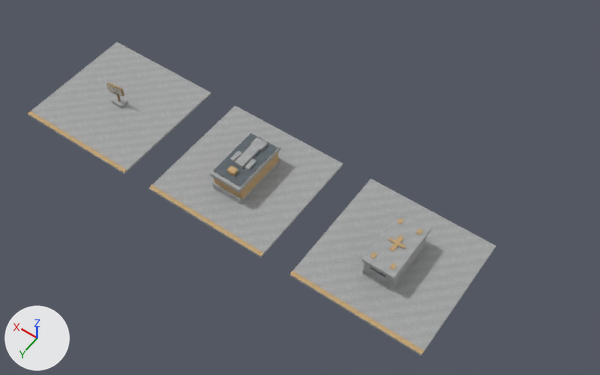
An edit to the glTF model development/levels/primitive-props-v1/site-kits/level_blockout_kit_wld_07_p03.glb, drawn before and after from the same camera.
Camera for both pictures: a 50 mm lens placed at (-14.1, 19.5, 26.4), pointed at (-1.7, 2.1, -0.9). The axes (+X, +Y, +Z) are drawn at lower left. The lights are the same throughout. The first picture is the older version. Vertices at exactly the same position are counted once.

Script lines for the objects in view, before the commit:
```python
me_saint_bartholomew_s_forgotten_cemetery_map_kit_contact_room = bpy.data.meshes.new("Saint Bartholomew's Forgotten Cemetery map-kit contact room")
me_saint_bartholomew_s_forgotten_cemetery_map_kit_contact_room.from_pydata(...)  # 328 vertices, 492 faces; spans x -9.8..9.8, y 0.7..6.3, z -0.1..1.2
# faces by material slot: [216, 168, 60, 24, 12, 12]
me_saint_bartholomew_s_forgotten_cemetery_map_kit_contact_room.materials.append(mat_blockout_stone)
me_saint_bartholomew_s_forgotten_cemetery_map_kit_contact_room.materials.append(mat_blockout_accent)
me_saint_bartholomew_s_forgotten_cemetery_map_kit_contact_room.materials.append(mat_blockout_dark)
me_saint_bartholomew_s_forgotten_cemetery_map_kit_contact_room.materials.append(mat_blockout_bronze)
me_saint_bartholomew_s_forgotten_cemetery_map_kit_contact_room.materials.append(mat_blockout_ivory)
me_saint_bartholomew_s_forgotten_cemetery_map_kit_contact_room.materials.append(mat_blockout_gilt)
ob_level_blockout_kit_wld_07_p03 = bpy.data.objects.new('level_blockout_kit_wld_07_p03', me_saint_bartholomew_s_forgotten_cemetery_map_kit_contact_room)
ob_level_blockout_kit_wld_07_p03.location = (0.0, 0.0, 0.0)
```
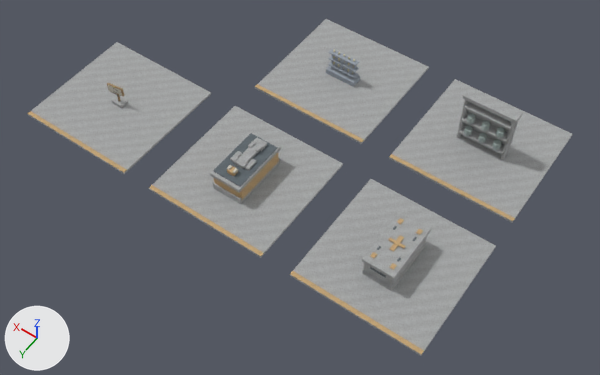
Changed parts and their boxes (x1, y1, x2, y2) in the pictures (600 x 375 px):
'level_blockout_kit_wld_07_p03', reshaped (16% wider, 7% taller)
    before: (27, 42, 496, 356)
    after: (27, 19, 573, 356)
part 1 of me_saint_bartholomew_s_forgotten_cemetery_map_kit_contact_room, added
    after: (389, 79, 573, 223)
part 2 of me_saint_bartholomew_s_forgotten_cemetery_map_kit_contact_room, added
    after: (464, 111, 518, 154)
part 3 of me_saint_bartholomew_s_forgotten_cemetery_map_kit_contact_room, added
    after: (459, 126, 505, 154)
part 4 of me_saint_bartholomew_s_forgotten_cemetery_map_kit_contact_room, added
    after: (461, 114, 508, 143)
part 5 of me_saint_bartholomew_s_forgotten_cemetery_map_kit_contact_room, added
    after: (464, 102, 511, 130)
part 6 of me_saint_bartholomew_s_forgotten_cemetery_map_kit_contact_room, added
    after: (501, 122, 516, 160)
part 7 of me_saint_bartholomew_s_forgotten_cemetery_map_kit_contact_room, added
    after: (457, 100, 469, 138)
part 8 of me_saint_bartholomew_s_forgotten_cemetery_map_kit_contact_room, added
    after: (463, 88, 522, 124)
part 9 of me_saint_bartholomew_s_forgotten_cemetery_map_kit_contact_room, added
    after: (255, 19, 429, 144)
part 10 of me_saint_bartholomew_s_forgotten_cemetery_map_kit_contact_room, added
    after: (389, 154, 515, 221)
part 11 of me_saint_bartholomew_s_forgotten_cemetery_map_kit_contact_room, added
    after: (255, 84, 364, 142)
part 12 of me_saint_bartholomew_s_forgotten_cemetery_map_kit_contact_room, added
    after: (492, 140, 501, 150)
part 13 of me_saint_bartholomew_s_forgotten_cemetery_map_kit_contact_room, added
    after: (496, 128, 505, 138)
part 14 of me_saint_bartholomew_s_forgotten_cemetery_map_kit_contact_room, added
    after: (478, 133, 487, 143)
part 15 of me_saint_bartholomew_s_forgotten_cemetery_map_kit_contact_room, added
    after: (481, 120, 490, 131)
part 16 of me_saint_bartholomew_s_forgotten_cemetery_map_kit_contact_room, added
    after: (464, 126, 472, 136)
part 17 of me_saint_bartholomew_s_forgotten_cemetery_map_kit_contact_room, added
    after: (467, 113, 475, 124)
part 18 of me_saint_bartholomew_s_forgotten_cemetery_map_kit_contact_room, added
    after: (326, 66, 360, 87)
part 19 of me_saint_bartholomew_s_forgotten_cemetery_map_kit_contact_room, added
    after: (328, 48, 359, 78)

Edits to the bpy script that builds the scene:
```text
Add mat_blockout_metal:
    mat_blockout_metal = bpy.data.materials.new('blockout_metal')
    # colours: grey #a8b1bc
    # uses the picture img_image_7
Add mat_blockout_wax:
    mat_blockout_wax = bpy.data.materials.new('blockout_wax')
    # colours: beige #e2daba
    # uses the picture img_image_8
Add mat_blockout_ceramic:
    mat_blockout_ceramic = bpy.data.materials.new('blockout_ceramic')
    # colours: light grey #b3c2bf
    # uses the picture img_image_6
Change me_saint_bartholomew_s_forgotten_cemetery_map_kit_contact_room:
    remove me_saint_bartholomew_s_forgotten_cemetery_map_kit_contact_room.from_pydata(...)  # 328 vertices, 492 faces; spans x -9.8..9.8, y 0.7..6.3, z -0.1..1.2
    add me_saint_bartholomew_s_forgotten_cemetery_map_kit_contact_room.from_pydata(...)  # 930 vertices, 1500 faces; spans x -9.8..9.8, y -6.3..6.3, z -0.1..2.5
    me_saint_bartholomew_s_forgotten_cemetery_map_kit_contact_room part 1: a new loose piece, a box spanning x -9.825..-4.175, y -6.3..-0.7, z -0.11..-0.01, in mat_blockout_stone
    me_saint_bartholomew_s_forgotten_cemetery_map_kit_contact_room part 2: a new loose piece, a box spanning x -8.09..-5.91, y -3.79..-3.59, z 0.0..2.42, in mat_blockout_stone
    me_saint_bartholomew_s_forgotten_cemetery_map_kit_contact_room part 3: a new loose piece, a box spanning x -8.01..-5.99, y -3.66..-3.18, z 0.4..0.5, in mat_blockout_stone
    me_saint_bartholomew_s_forgotten_cemetery_map_kit_contact_room part 4: a new loose piece, a box spanning x -8.01..-5.99, y -3.66..-3.18, z 1.14..1.24, in mat_blockout_stone
    me_saint_bartholomew_s_forgotten_cemetery_map_kit_contact_room part 5: a new loose piece, a box spanning x -8.01..-5.99, y -3.66..-3.18, z 1.88..1.98, in mat_blockout_stone
    me_saint_bartholomew_s_forgotten_cemetery_map_kit_contact_room part 6: a new loose piece, a box spanning x -8.08..-7.98, y -3.67..-3.27, z 0.01..2.43, in mat_blockout_stone
    me_saint_bartholomew_s_forgotten_cemetery_map_kit_contact_room part 7: a new loose piece, a box spanning x -6.02..-5.92, y -3.67..-3.27, z 0.01..2.43, in mat_blockout_stone
    me_saint_bartholomew_s_forgotten_cemetery_map_kit_contact_room part 8: a new loose piece, a box spanning x -8.16..-5.84, y -3.76..-3.22, z 2.31..2.47, in mat_blockout_stone
    me_saint_bartholomew_s_forgotten_cemetery_map_kit_contact_room part 9: a new loose piece, a box spanning x -2.825..2.825, y -6.3..-0.7, z -0.11..-0.01, in mat_blockout_stone
    me_saint_bartholomew_s_forgotten_cemetery_map_kit_contact_room part 10: a new loose piece, a box spanning x -9.825..-4.175, y -0.89..-0.71, z -0.013..0.002, in mat_blockout_accent
    me_saint_bartholomew_s_forgotten_cemetery_map_kit_contact_room part 11: a new loose piece, a box spanning x -2.825..2.825, y -0.89..-0.71, z -0.013..0.002, in mat_blockout_accent
    me_saint_bartholomew_s_forgotten_cemetery_map_kit_contact_room part 12: a new loose piece, an 8-sided cylinder along z spanning x -7.82..-7.5, y -3.46..-3.14, z 0.5..0.8, in mat_blockout_ceramic
    me_saint_bartholomew_s_forgotten_cemetery_map_kit_contact_room part 13: a new loose piece, an 8-sided cylinder along z spanning x -7.82..-7.5, y -3.46..-3.14, z 1.25..1.53, in mat_blockout_ceramic
    me_saint_bartholomew_s_forgotten_cemetery_map_kit_contact_room part 14: a new loose piece, an 8-sided cylinder along z spanning x -7.16..-6.84, y -3.46..-3.14, z 0.5..0.8, in mat_blockout_ceramic
    me_saint_bartholomew_s_forgotten_cemetery_map_kit_contact_room part 15: a new loose piece, an 8-sided cylinder along z spanning x -7.16..-6.84, y -3.46..-3.14, z 1.25..1.53, in mat_blockout_ceramic
    me_saint_bartholomew_s_forgotten_cemetery_map_kit_contact_room part 16: a new loose piece, an 8-sided cylinder along z spanning x -6.5..-6.18, y -3.46..-3.14, z 0.5..0.8, in mat_blockout_ceramic
    me_saint_bartholomew_s_forgotten_cemetery_map_kit_contact_room part 17: a new loose piece, an 8-sided cylinder along z spanning x -6.5..-6.18, y -3.46..-3.14, z 1.25..1.53, in mat_blockout_ceramic
    me_saint_bartholomew_s_forgotten_cemetery_map_kit_contact_room part 18: a new loose piece, a box spanning x -0.74..0.74, y -3.76..-3.24, z 0.0..0.24, in mat_blockout_metal
    me_saint_bartholomew_s_forgotten_cemetery_map_kit_contact_room part 19: 302 vertices added at x -0.7..0.7, y -3.6..-3.4, z 0.1..1.3
    other edits to the shape of me_saint_bartholomew_s_forgotten_cemetery_map_kit_contact_room do not show in these pictures
    add me_saint_bartholomew_s_forgotten_cemetery_map_kit_contact_room.materials.append(mat_blockout_ceramic)
    add me_saint_bartholomew_s_forgotten_cemetery_map_kit_contact_room.materials.append(mat_blockout_metal)
    add me_saint_bartholomew_s_forgotten_cemetery_map_kit_contact_room.materials.append(mat_blockout_wax)
```
